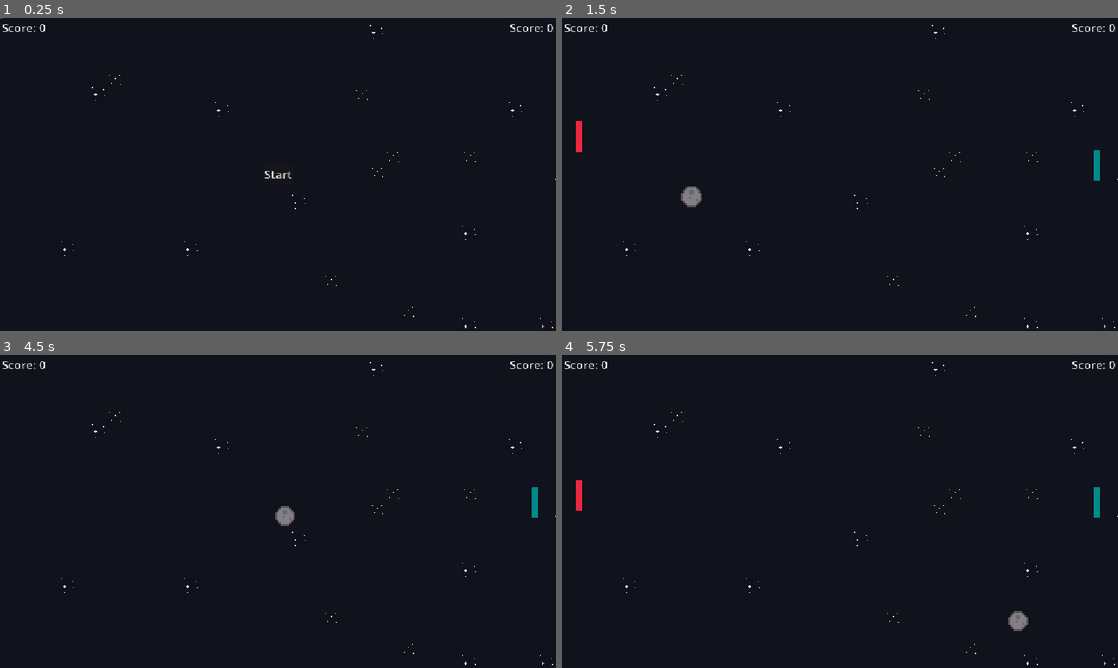
Above: before the commit, frames 1-4 (two rows, left to right).
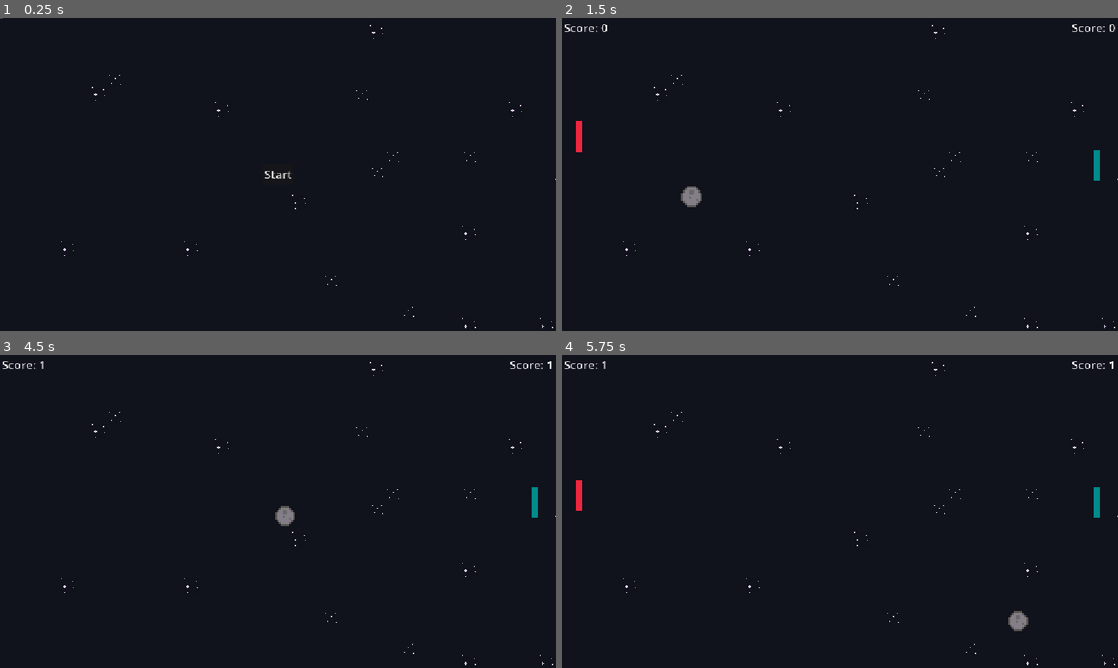
Above: after the commit, the same moments.

Repository: Shaedow2000/Pong-Godot
Game: Godot game, scene res://scenes/main.tscn
Two runs of this game, one before a commit and one after it. Both use one fixed random seed, a clock stepped at 60 frames per second and the inputs below.
Inputs:
- Up to frame 1 (0.25 s): no input
- Up to frame 2 (1.5 s): click "Start" at 0.5 s; hold W (move_up_a) from 1.28 s (still down)
- Up to frame 3 (4.5 s): release W (move_up_a) at 2.03 s; hold S (move_down_a) 2.03-2.78 s; hold W (move_up_a) 2.78-4.28 s; hold S (move_down_a) from 4.28 s (still down)
- Up to frame 4 (5.75 s): keep holding S (move_down_a)

The runs differ from the first frame. In frame 1, 0.1% of the frame differs, in the area x 0-100%, y 2-5%; in frame 2, nothing differs; in frame 3, less than 0.1%; in frame 4, less than 0.1%.

Commit message:
feat: implement scoring function

Diff:
--- a/scripts/game.gd
+++ b/scripts/game.gd
@@ -4,6 +4,7 @@
 @export var asteroid: CharacterBody2D
 @export var player_a: CharacterBody2D
 @export var player_b: CharacterBody2D
+@export var scores: CanvasLayer
 
 var camera
 var screen_size
@@ -16,11 +17,13 @@
 func _ready() -> void:
 	camera = get_viewport().get_camera_2d()
 	screen_size = get_viewport().get_visible_rect().size / camera.zoom
+	scores.hide()
 
 func start_game() -> void:
 	player_a.position = Vector2(20, screen_size.y / 2)
 	player_b.position = Vector2(screen_size.x - 20, screen_size.y / 2)
 	asteroid.position = camera.get_screen_center_position()
+	scores.show()
 	start = true
 
 func restart_game() -> void:
@@ -30,8 +33,10 @@
 func scored(player_id: int) -> void:
 	if player_id == 0:
 		score_a += 1
+		scores.increment_score(player_id, score_a)
 	else:
 		score_b += 1
+		scores.increment_score(player_id, score_b)
 
 func _on_left_body_entered(body: Node2D) -> void:
 	if body.is_in_group("asteroid") and start:
